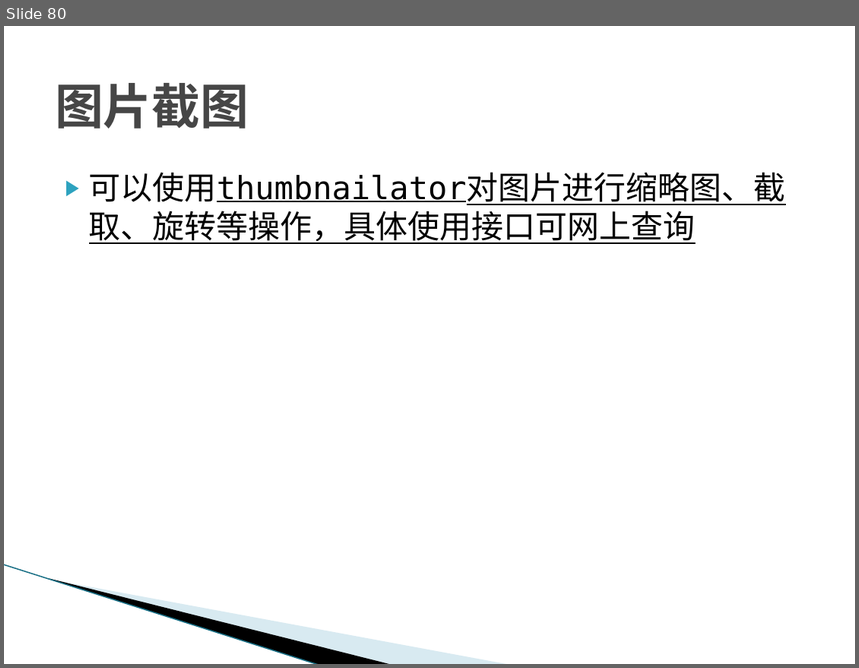
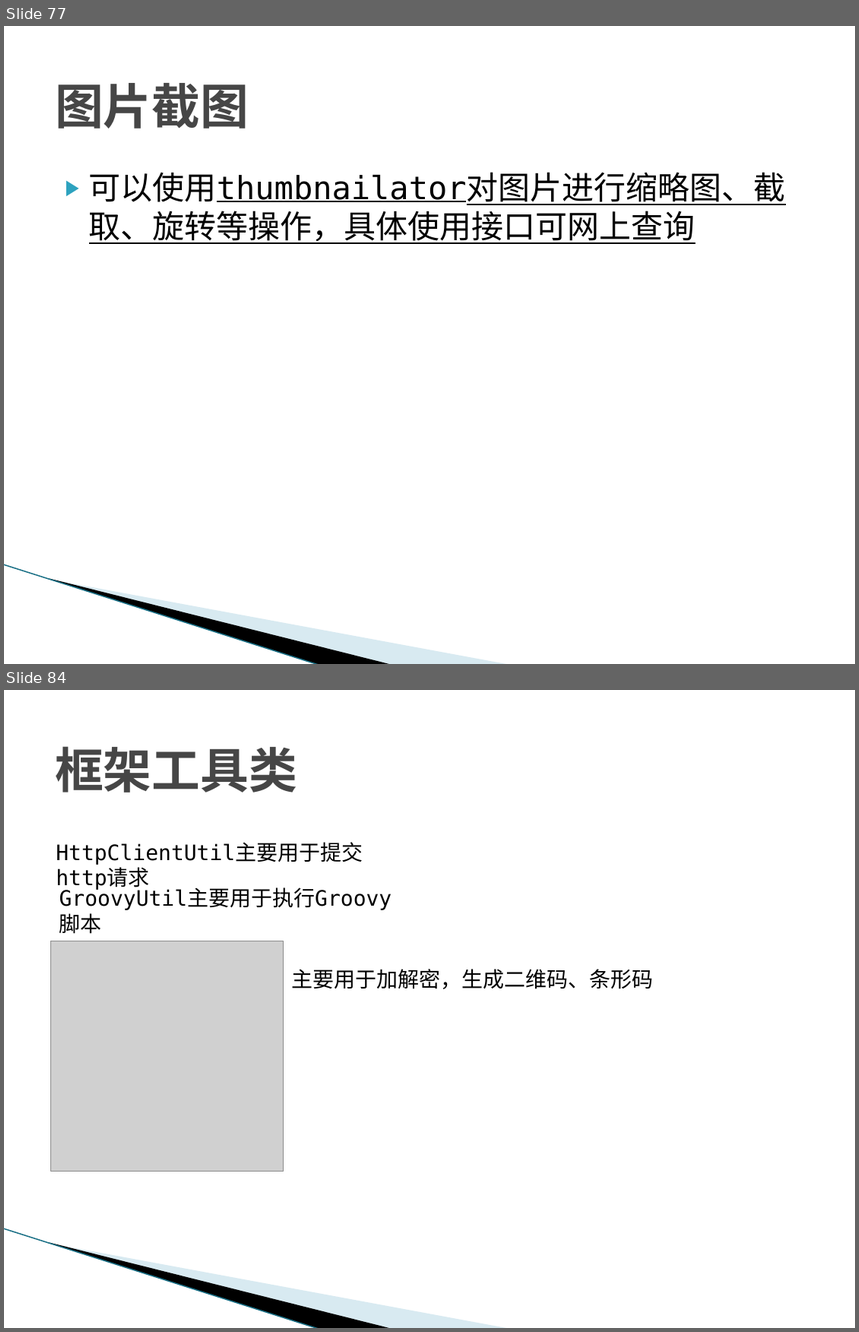
Before and after one commit to nikorliu/simbaRoot, a slide deck: doc/框架使用说明.pptx. Shown one above the other, each under a label of ours: slide 80 before the commit, slides 77 and 84 after it; the slides between them are not shown. The pictures are 859x668 and 859x1332 pixels, drawn with LibreOffice and Linux fonts; fonts in the diff are those of the drawing; grey boxes stand for pictures; background and template pictures are left out. Boxes give left, top, right and bottom in pixels: in the first picture for what was removed or moved away, otherwise in the second. Text is boxed around its words. In the diff, an @@ line names an element or a change of style, - is before the commit and + after.

Commit message:
框架使用说明ppt更新

```diff
--- a/doc/框架使用说明.pptx
+++ b/doc/框架使用说明.pptx
@@ slide 84 added at (4, 690, 855, 1328), background #FFFFFF; not listed: 3 template elements that a slide beside it also shows @@
@@ title added at (55, 746, 297, 793), 41 pt, text #464646, bold @@
+框架工具类
@@ text added at (47, 834, 421, 895), 18 pt, text #000000 @@
+HttpClientUtil主要用于提交http请求
@@ text added at (51, 881, 421, 941), 18 pt, text #000000 @@
+GroovyUtil主要用于执行Groovy脚本
@@ picture added at (51, 941, 283, 1172) @@
@@ text added at (291, 969, 653, 989), 18 pt, text #000000 @@
+主要用于加解密，生成二维码、条形码
@@ what was slide 80 is now slide 77 @@
```
Also in this commit, not shown: 18 slides changed, 14 other slides added, 8 slides removed, 1 other file.
